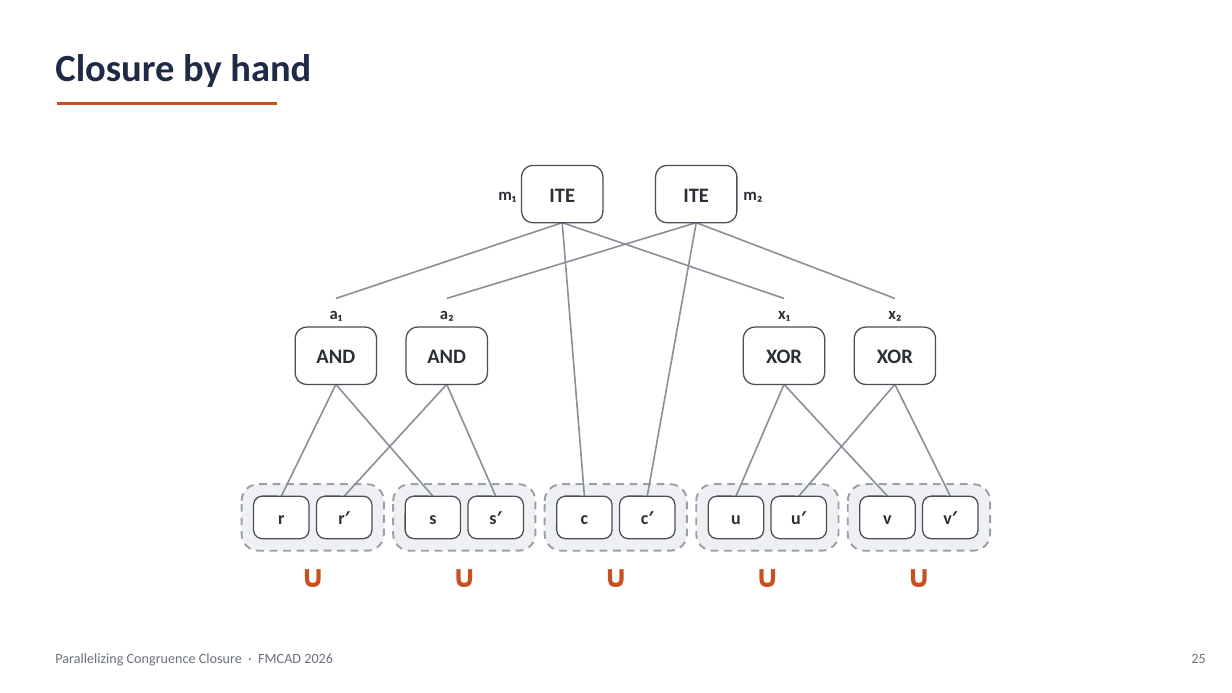
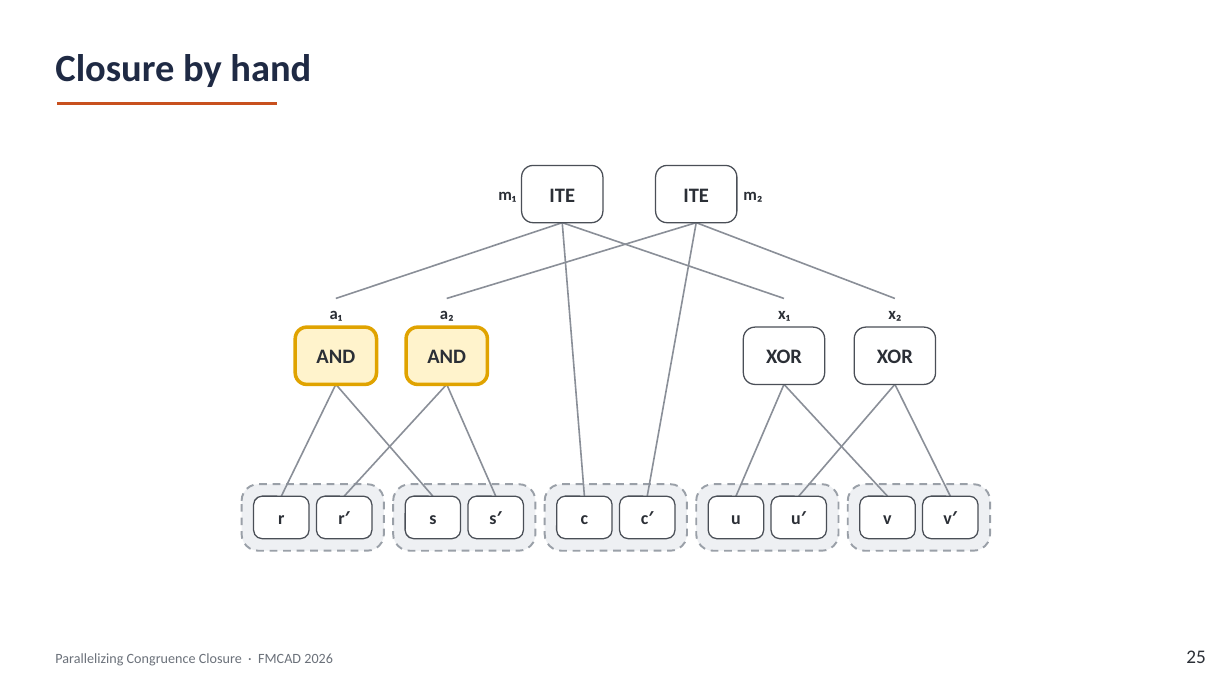
Before and after one commit to amarshah1/parallelcc-paper, a slide deck: slide 25 of slides/parallelcc-part1.pptx. Drawn at 1232x693 pixels with LibreOffice and Linux fonts; fonts in the diff are those of the drawing. Boxes give left, top, right and bottom in pixels: in the first picture for what was removed or moved away, otherwise in the second. Text is boxed around its words. In the diff, an @@ line names an element or a change of style, - is before the commit and + after.

```diff
--- a/slides/parallelcc-part1.pptx
+++ b/slides/parallelcc-part1.pptx
@@ rounded rectangle "AND" at (x1=295, y1=327, x2=376, y2=384): fill #FFFFFF to #FFF3CC; outline #4A4F57 1 pt to #E0A300 2.75 pt @@
@@ rounded rectangle "AND" at (x1=406, y1=327, x2=487, y2=384): fill #FFFFFF to #FFF3CC; outline #4A4F57 1 pt to #E0A300 2.75 pt @@
@@ text removed at (x1=280, y1=552, x2=345, y2=598) @@
-∪
@@ text removed at (x1=432, y1=552, x2=496, y2=598) @@
-∪
@@ text removed at (x1=584, y1=552, x2=649, y2=598) @@
-∪
@@ text removed at (x1=736, y1=552, x2=800, y2=598) @@
-∪
@@ text removed at (x1=887, y1=552, x2=952, y2=598) @@
-∪
@@ text "25" at (x1=1186, y1=650, x2=1205, y2=663): size 11 to 15 pt, text colour #6B717A to #2B2F36 @@
```
Also in this commit, not shown: 43 other slides changed, 4 slides added, 2 slides removed, 1 other file.
